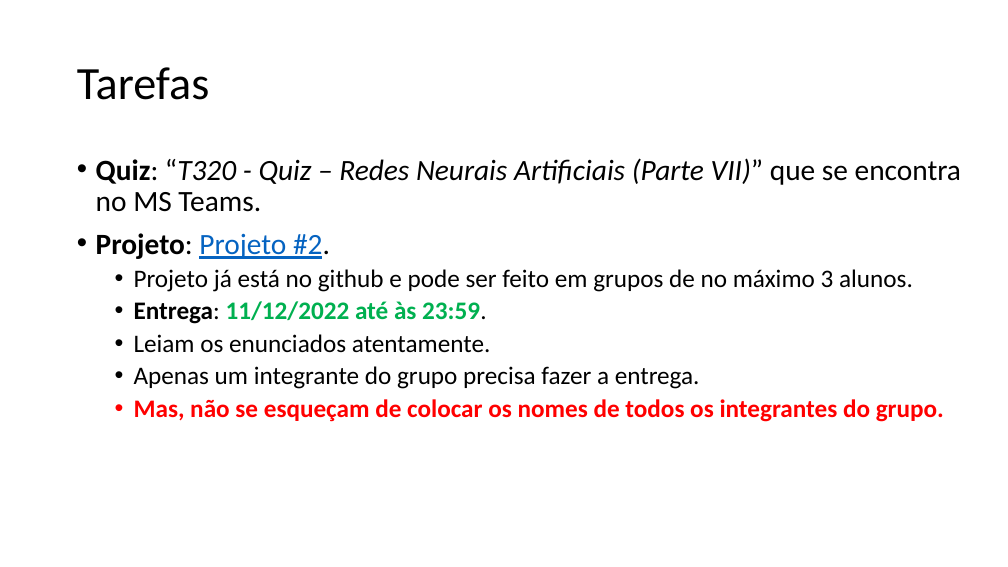
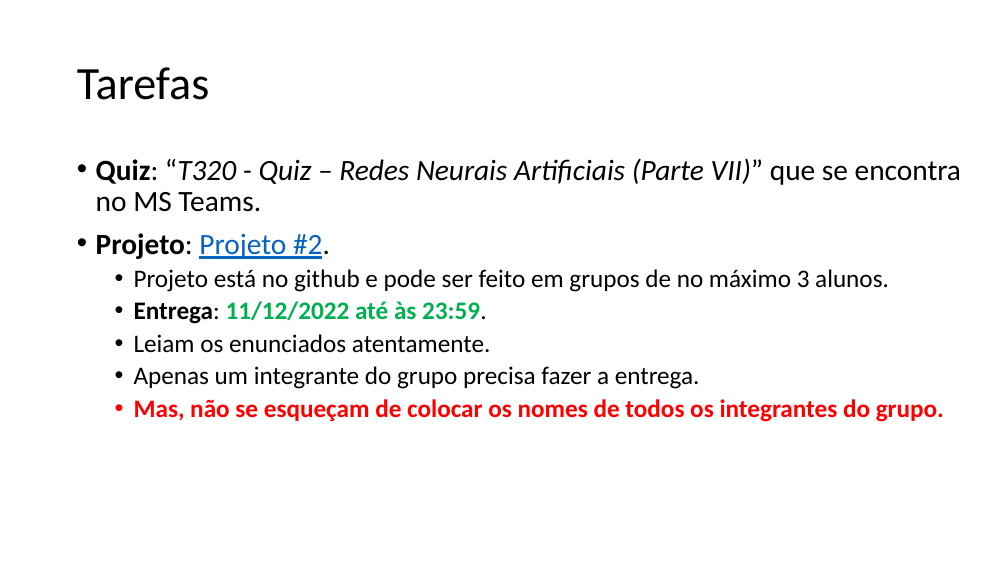
Before and after one commit to zz4fap/t320_aprendizado_de_maquina, a slide deck: slide 18 of slides/T320_Redes_Neurais_Artificiais (Parte IV).pptx. Drawn at 1008x567 pixels with LibreOffice and Linux fonts; fonts in the diff are those of the drawing. Boxes give left, top, right and bottom in pixels: in the first picture for what was removed or moved away, otherwise in the second. Text is boxed around its words. In the diff, an @@ line names an element or a change of style, - is before the commit and + after.

```diff
--- a/slides/T320_Redes_Neurais_Artificiais (Parte IV).pptx
+++ b/slides/T320_Redes_Neurais_Artificiais (Parte IV).pptx
@@ text at (x1=134, y1=269, x2=889, y2=292): text changed @@
-  • Projeto já está no github e pode ser feito em grupos de no máximo 3 alunos.
+  • Projeto está no github e pode ser feito em grupos de no máximo 3 alunos.
```
Also in this commit, not shown: 4 other slides changed, 6 other files.
